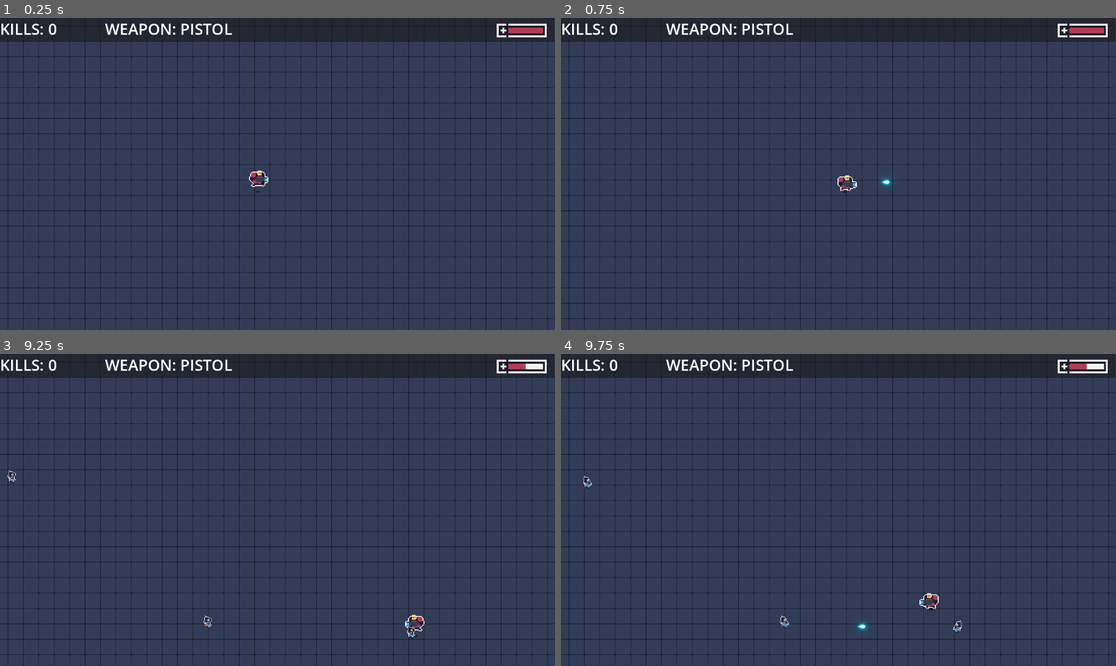
Above: before the commit, frames 1-4 (two rows, left to right).
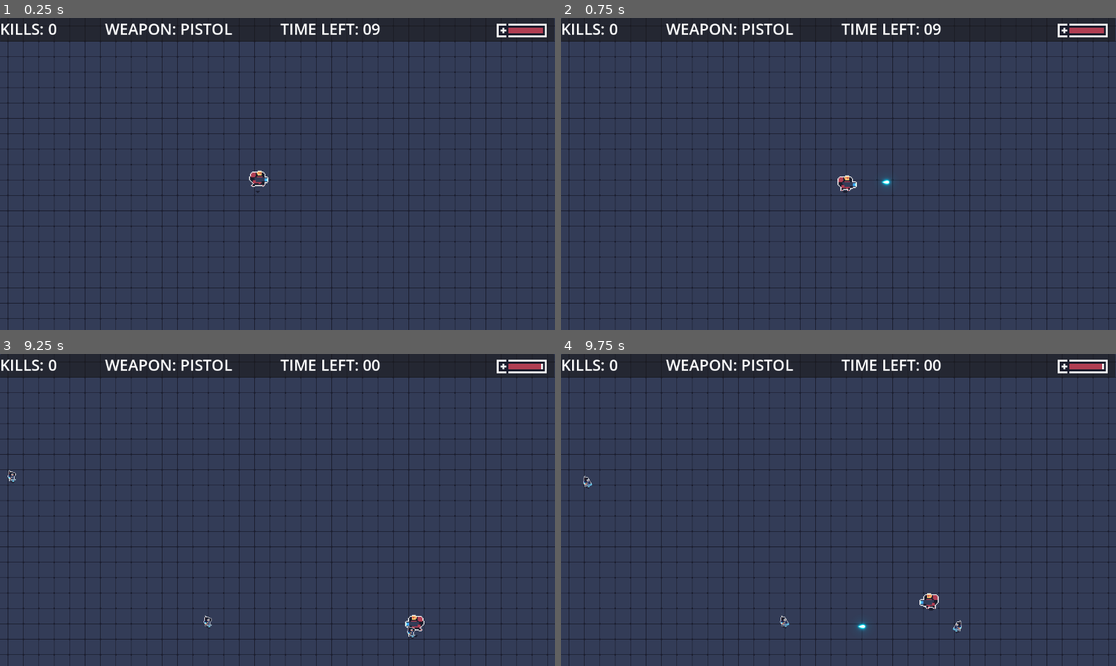
Above: after the commit, the same moments.

Repository: ShaidR/Zombie
Game: Godot game, scene res://scenes/main.tscn
Same seed, same stepped clock (60 frames per second), same inputs: the game is played once before the commit and once after it.
Inputs:
- Up to frame 1 (0.25 s): no input
- Up to frame 2 (0.75 s): tap Enter at 0.5 s; hold Right (move_right) from 0.53 s (still down); hold Space (shoot) from 0.53 s (still down)
- Up to frame 3 (9.25 s): release Right (move_right) at 1.28 s; release Space (shoot) at 1.28 s; hold Down (move_down) 1.28-2.03 s; tap Space (shoot) every 1.5 s from 1.35 to 8.85 s; hold Right (move_right) 2.03-2.78 s; hold Space (shoot) 2.03-2.78 s; hold Up (move_up) 2.78-3.53 s; hold Space (shoot) 3.53-4.28 s; hold Left (move_left) 3.53-5.03 s; hold Down (move_down) 5.03-5.78 s; hold Space (shoot) 5.03-5.78 s; hold Right (move_right) 5.78-6.53 s; hold Up (move_up) 6.53-7.28 s; hold Space (shoot) 6.53-7.28 s; hold Right (move_right) 7.28-8.03 s; hold Down (move_down) 8.03-8.78 s; hold Space (shoot) 8.03-8.78 s; hold Left (move_left) from 8.78 s (still down)
- Up to frame 4 (9.75 s): release Left (move_left) at 9.53 s; hold Up (move_up) from 9.53 s (still down); hold Space (shoot) from 9.53 s (still down)

The runs differ from the first frame. In frame 1, 0.3% of the frame differs, in the area x 50-69%, y 1-6%; in frame 2, 0.3%; in frame 3, 0.3%, in the area x 50-98%, y 1-6%; in frame 4, 0.3%.

Commit message:
Added A Timer to the HUD

Diff:
--- a/Survivor/game_data/enemy_stats.tres
+++ b/Survivor/game_data/enemy_stats.tres
@@ -5,5 +5,5 @@
 [resource]
 script = ExtResource("1_8k7dq")
 speed = 65.0
-max_health = 3.0
-damage = 50.0
+max_health = 5.0
+damage = 5.0
--- a/Survivor/scenes/main.tscn
+++ b/Survivor/scenes/main.tscn
@@ -951,6 +951,12 @@
 text = "weapon:"
 uppercase = true
 
+[node name="TimerLabel" type="Label" parent="HUD/Panel/HBoxContainer"]
+layout_mode = 2
+theme_override_font_sizes/font_size = 32
+text = "Time Left: "
+uppercase = true
+
 [node name="healthBar" parent="HUD/Panel" instance=ExtResource("7_k2fqx")]
 layout_mode = 2
 offset_left = 1015.0
--- a/Survivor/scripts/managers/game_manager.gd
+++ b/Survivor/scripts/managers/game_manager.gd
@@ -2,3 +2,4 @@
 
 var kills = 0
 var weapon = " "
+var timer = 0.0
--- a/Survivor/scripts/ui/HUD.gd
+++ b/Survivor/scripts/ui/HUD.gd
@@ -2,12 +2,17 @@
 
 @onready var killLabel = $Panel/HBoxContainer/KillsLabel
 @onready var weaponLabel = $Panel/HBoxContainer/WeaponLabel
+@onready var timerLabel = $Panel/HBoxContainer/TimerLabel
+@onready var wcm = $"../WeaponCycleManager" as WeaponCycleManager
+
 func _ready():
 	killLabel.text = "KILLS: " + str(GameManager.kills)
 	weaponLabel.text = "WEAPON: " + GameManager.weapon
+	timerLabel.text = "TIME LEFT: " + str(GameManager.timer)
+
+func _process(delta):
+	var timer = wcm._weapon_cycle_timer
+	timerLabel.text = "TIME LEFT: %02d" % timer.time_left
 
 func _on_enemy_killed():
 	_ready()
-
-func _on_player_health_changed(currentHealth, maxHealth):
-	pass # Replace with function body.
